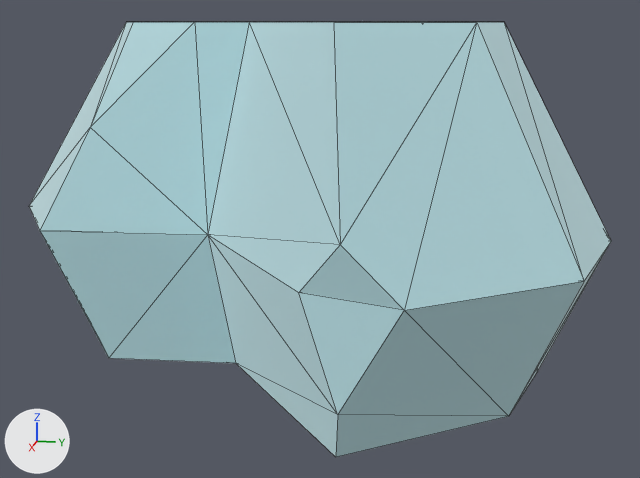
The glTF model public/models/nf2/nature/stone_largeD.glb as it was, and as the next commit left it.
One viewpoint serves both versions: a 50 mm lens placed at (1.542, 0.333, 0.52), pointed at (0.018, 0.028, 0.139). Every picture has the same lights, and +X, +Y and +Z are marked at lower left. The older version comes first. Mesh edges are drawn as thin lines. Where no turn or scale is listed for an object, it has been applied to the vertices.

Script lines for the objects in view, before the commit:
```python
mat_stone = principled_material('stone')
mat_stone.base_color = (0.722, 0.886, 0.91)  # pale blue #ddf2f5
mat_stone.metallic = 1.0
mat_stone.roughness = 1.0
me_mesh_stone_larged = bpy.data.meshes.new('Mesh stone_largeD')
me_mesh_stone_larged.from_pydata(...)  # 38 vertices, 80 faces; spans x -0.534..0.534, y -0.515..0.515, z 0.0..0.568
# faces by material slot: [72, 8]
me_mesh_stone_larged.materials.append(mat_stone)  # pale blue #ddf2f5
me_mesh_stone_larged.materials.append(mat_defaultmat)  # white #ffffff
ob_stone_larged = bpy.data.objects.new('stone_largeD', me_mesh_stone_larged)
ob_stone_larged.location = (0.0, 0.0, -0.05)
```
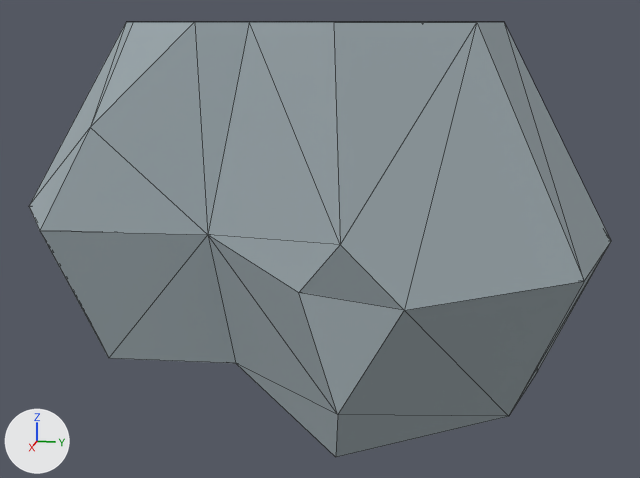
Location of each change, [x1, y1, x2, y2] in pixels of the pictures (640 x 478 px):
'stone_largeD', recoloured, surface changed (pale blue to grey)
    both: [29, 22, 611, 457]

Patch to the scene script:
```diff
--- a/public/models/nf2/nature/stone_largeD.glb.py
+++ b/public/models/nf2/nature/stone_largeD.glb.py
@@ mat_stone @@
 mat_stone = principled_material('stone')
-mat_stone.base_color = (0.722, 0.886, 0.91)  # pale blue #ddf2f5
-mat_stone.metallic = 1.0
+mat_stone.base_color = (0.323, 0.381, 0.407)  # grey #9aa6ab
 mat_stone.roughness = 1.0
@@ ob_tmpparent @@
-ob_tmpparent = bpy.data.objects.new('tmpParent', None)
-ob_tmpparent.location = (0.0, 0.0, 0.0)
```
